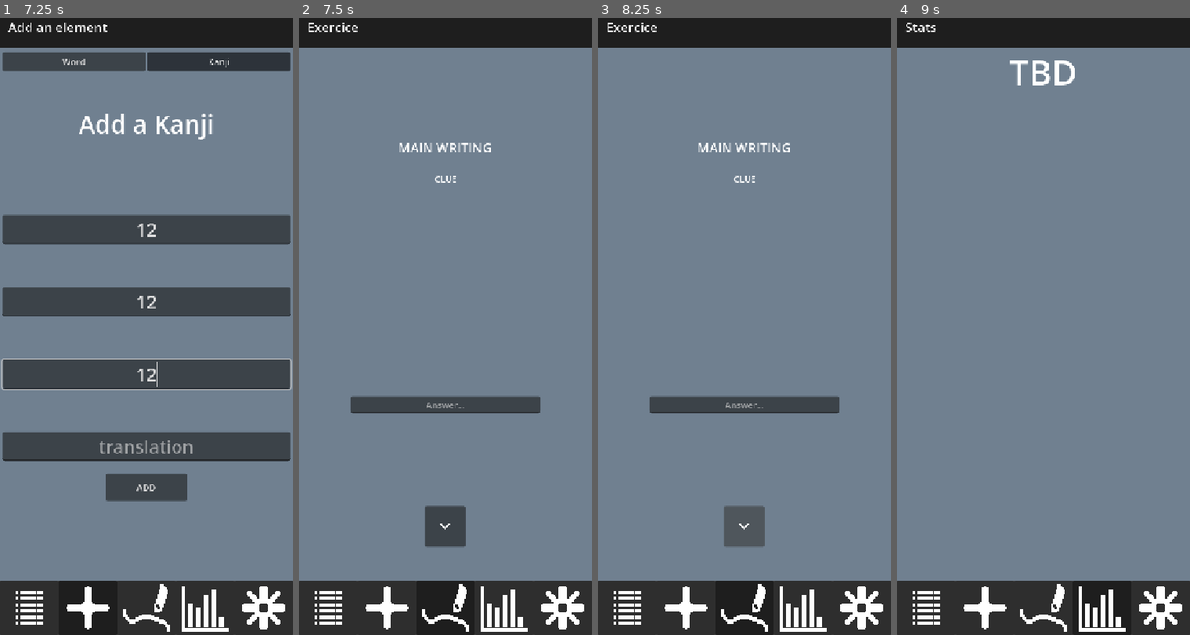
Above: before the commit, frames 1-4 (left to right).
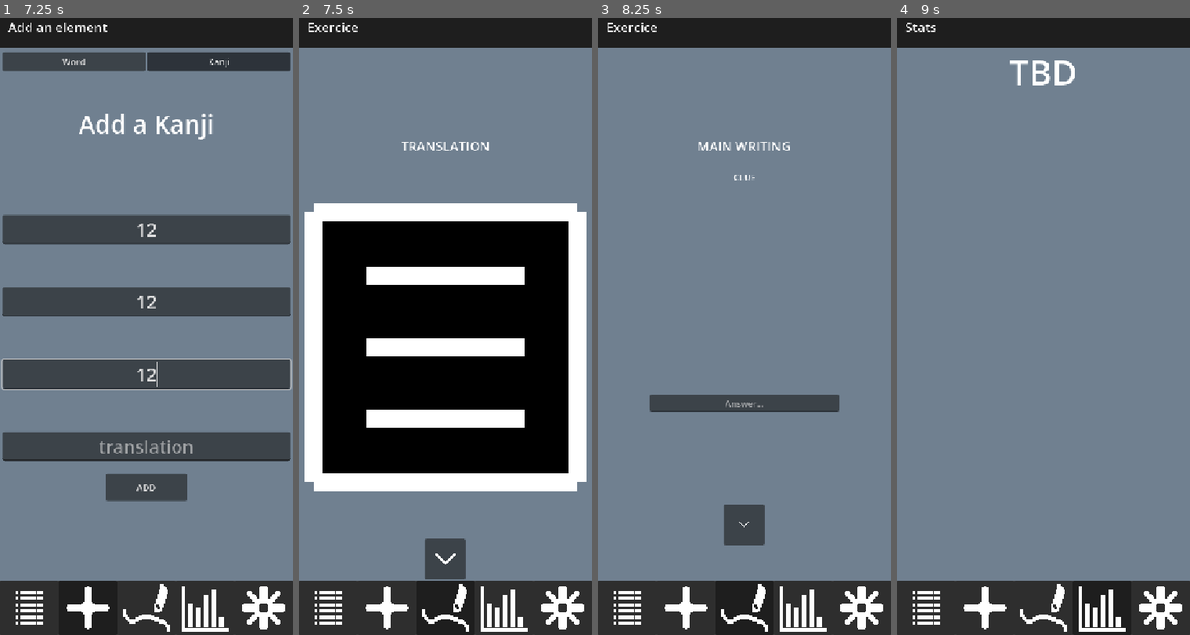
Above: after the commit, the same moments.

Repository: Otumn/Kanjis
Game: Godot game, scene res://main.tscn
Two runs of this game, one before a commit and one after it. Both use one fixed random seed, a clock stepped at 60 frames per second and the inputs below.
Inputs (mouse positions are in pixels of both pictures, inside the frame that each line leads up to; where the layout moved, square brackets give the same spot in the first picture):
- Up to frame 1 (7.25 s): click (134, 61) at 0.52 s; type "12" at 0.6 s; click (278, 61) at 1.25 s; click (29, 610) at 2 s; click (87, 610) at 2.75 s; click (146, 227) at 3.52 s; type "12" at 3.6 s; click (146, 301) at 3.75 s; type "12" at 3.83 s; click (146, 375) at 3.98 s; type "12" at 4.07 s; click "ADD" at 4.25 s; click "Word" at 5 s; click "Kanji" at 5.75 s; click (146, 227) at 6.52 s; type "12" at 6.6 s; click (146, 301) at 6.75 s; type "12" at 6.83 s; click (146, 375) at 6.98 s; type "12" at 7.07 s
- Up to frame 2 (7.5 s): click (445, 610) at 7.25 s
- Up to frame 3 (8.25 s): click (744, 560) [744, 523] at 8 s
- Up to frame 4 (9 s): click (1102, 610) at 8.75 s

Frame 1 is identical in both runs. In frame 2, 47% of the frame differs, in the area x 1-99%, y 20-91%; in frame 3, 0.8%; in frame 4, nothing differs.
Error in both runs: Cannot call method 'get_value' on a null value. (res://Scenes/Menus/settings_menu.gd:29)

Commit message:
All exercices are ready

Diff:
--- a/Scenes/Exercices/base_exercice.gd
+++ b/Scenes/Exercices/base_exercice.gd
@@ -8,7 +8,8 @@
 @export var exercice_name:String = "Exercice"
 @export var mastery_value: float = 0.1
 @export var fail_value: float = 0.1
-@export var word_exercice:bool = true
+enum ExerciceType{WORD_AND_KANJI, WORD_ONLY, KANJI_ONLY}
+@export var type : ExerciceType = ExerciceType.WORD_AND_KANJI
 
 var tested_card:ElementData
 
--- /dev/null
+++ b/Scenes/Exercices/exercice_draw_kanji.gd
@@ -0,0 +1,8 @@
+extends BaseExercice
+
+func setup_exercice():
+	#setup here
+	super.setup_exercice()
+
+func _on_btn_validate_button_down() -> void:
+	fail_exercice()
--- /dev/null
+++ b/Scenes/Exercices/exercice_draw_kanji.tscn
@@ -0,0 +1,65 @@
+[gd_scene format=3 uid="uid://b6jx36ikkjuvq"]
+
+[ext_resource type="PackedScene" uid="uid://bffavgiv7icx2" path="res://Scenes/Exercices/base_exercice.tscn" id="1_utl3s"]
+[ext_resource type="Script" uid="uid://18rscurfknw4" path="res://Scenes/Exercices/exercice_draw_kanji.gd" id="2_57ov8"]
+[ext_resource type="Texture2D" uid="uid://dfc4n3qre8306" path="res://Test.png" id="2_e64kc"]
+[ext_resource type="Texture2D" uid="uid://yqrlmlami6hp" path="res://Sprites/Icons/Icon_Arrow_Down.png" id="3_22ln0"]
+
+[sub_resource type="StyleBoxEmpty" id="StyleBoxEmpty_utl3s"]
+
+[node name="ExerciceDrawKanji" unique_id=1928140774 instance=ExtResource("1_utl3s")]
+script = ExtResource("2_57ov8")
+exercice_name = "DrawKanji"
+
+[node name="VBoxContainer" type="VBoxContainer" parent="." index="0" unique_id=426450046]
+layout_mode = 1
+anchors_preset = 15
+anchor_right = 1.0
+anchor_bottom = 1.0
+grow_horizontal = 2
+grow_vertical = 2
+
+[node name="HSeparator" type="HSeparator" parent="VBoxContainer" index="0" unique_id=513873577]
+layout_mode = 2
+theme_override_constants/separation = 160
+theme_override_styles/separator = SubResource("StyleBoxEmpty_utl3s")
+
+[node name="Label_Translation" type="Label" parent="VBoxContainer" index="1" unique_id=156582492]
+layout_mode = 2
+theme_override_font_sizes/font_size = 24
+text = "TRANSLATION"
+horizontal_alignment = 1
+
+[node name="HSeparator2" type="HSeparator" parent="VBoxContainer" index="2" unique_id=742882963]
+layout_mode = 2
+theme_override_constants/separation = 75
+theme_override_styles/separator = SubResource("StyleBoxEmpty_utl3s")
+
+[node name="MarginContainer" type="MarginContainer" parent="VBoxContainer" index="3" unique_id=1137438773]
+custom_minimum_size = Vector2(0, 540)
+layout_mode = 2
+theme_override_constants/margin_left = 6
+theme_override_constants/margin_top = 6
+theme_override_constants/margin_right = 6
+theme_override_constants/margin_bottom = 6
+
+[node name="TextureRect" type="TextureRect" parent="VBoxContainer/MarginContainer" index="0" unique_id=1777619089]
+texture_filter = 1
+layout_mode = 2
+texture = ExtResource("2_e64kc")
+
+[node name="HSeparator3" type="HSeparator" parent="VBoxContainer" index="4" unique_id=1701115711]
+layout_mode = 2
+theme_override_constants/separation = 75
+theme_override_styles/separator = SubResource("StyleBoxEmpty_utl3s")
+
+[node name="Btn_Validate" type="Button" parent="VBoxContainer" index="5" unique_id=446284160]
+texture_filter = 1
+custom_minimum_size = Vector2(75, 75)
+layout_mode = 2
+size_flags_horizontal = 4
+icon = ExtResource("3_22ln0")
+icon_alignment = 1
+expand_icon = true
+
+[connection signal="button_down" from="VBoxContainer/Btn_Validate" to="." method="_on_btn_validate_button_down"]
--- /dev/null
+++ b/Scenes/Exercices/exercice_find_missing.gd
@@ -0,0 +1,9 @@
+extends BaseExercice
+
+func setup_exercice():
+	#setup here
+	super.setup_exercice()
+
+
+func _on_btn_validate_button_down() -> void:
+	fail_exercice() #temporary
--- a/Scenes/Exercices/exercice_find_missing.tscn
+++ b/Scenes/Exercices/exercice_find_missing.tscn
@@ -1,11 +1,13 @@
 [gd_scene format=3 uid="uid://byi3osst4hv34"]
 
 [ext_resource type="PackedScene" uid="uid://bffavgiv7icx2" path="res://Scenes/Exercices/base_exercice.tscn" id="1_u3kh5"]
+[ext_resource type="Script" uid="uid://dkua2yjbm3ks1" path="res://Scenes/Exercices/exercice_find_missing.gd" id="2_84wx0"]
 [ext_resource type="Texture2D" uid="uid://yqrlmlami6hp" path="res://Sprites/Icons/Icon_Arrow_Down.png" id="2_iducr"]
 
 [sub_resource type="StyleBoxEmpty" id="StyleBoxEmpty_ui8po"]
 
-[node name="Exercice_FindMissing" unique_id=1928140774 instance=ExtResource("1_u3kh5")]
+[node name="ExerciceFindMissing" unique_id=1928140774 instance=ExtResource("1_u3kh5")]
+script = ExtResource("2_84wx0")
 exercice_name = "FindMissing"
 
 [node name="VBoxContainer" type="VBoxContainer" parent="." index="0" unique_id=1633065771]
@@ -18,7 +20,7 @@
 
 [node name="HSeparator" type="HSeparator" parent="VBoxContainer" index="0" unique_id=403669155]
 layout_mode = 2
-theme_override_constants/separation = 163
+theme_override_constants/separation = 160
 theme_override_styles/separator = SubResource("StyleBoxEmpty_ui8po")
 
 [node name="Label_MainWriting" type="Label" parent="VBoxContainer" index="1" unique_id=1774573588]
@@ -64,3 +66,5 @@
 size_flags_horizontal = 4
 icon = ExtResource("2_iducr")
 icon_alignment = 1
+
+[connection signal="button_down" from="VBoxContainer/Btn_Validate" to="." method="_on_btn_validate_button_down"]
--- /dev/null
+++ b/Scenes/Exercices/exercice_pick_right.gd
@@ -0,0 +1,20 @@
+extends BaseExercice
+
+
+func setup_exercice():
+	#setup here
+	super.setup_exercice()
+
+func pick_answer(_index: int):
+	fail_exercice()
+
+func _on_btn_answer_1_button_down() -> void:
+	pick_answer(0)
+
+
+func _on_btn_answer_2_button_down() -> void:
+	pick_answer(1)
+
+
+func _on_btn_answer_3_button_down() -> void:
+	pick_answer(2)
--- /dev/null
+++ b/Scenes/Exercices/exercice_pick_right.tscn
@@ -0,0 +1,56 @@
+[gd_scene format=3 uid="uid://dar3tifykpc7p"]
+
+[ext_resource type="PackedScene" uid="uid://bffavgiv7icx2" path="res://Scenes/Exercices/base_exercice.tscn" id="1_y34ws"]
+[ext_resource type="Script" uid="uid://bk2r0fgw04ct3" path="res://Scenes/Exercices/exercice_pick_right.gd" id="2_1257e"]
+
+[sub_resource type="StyleBoxEmpty" id="StyleBoxEmpty_ui8po"]
+
+[node name="ExercicePickRight" unique_id=1928140774 instance=ExtResource("1_y34ws")]
+script = ExtResource("2_1257e")
+exercice_name = "PickRight"
+
+[node name="VBoxContainer" type="VBoxContainer" parent="." index="0" unique_id=1070124868]
+layout_mode = 1
+anchors_preset = 15
+anchor_right = 1.0
+anchor_bottom = 1.0
+grow_horizontal = 2
+grow_vertical = 2
+
+[node name="HSeparator" type="HSeparator" parent="VBoxContainer" index="0" unique_id=2049942768]
+layout_mode = 2
+theme_override_constants/separation = 160
+theme_override_styles/separator = SubResource("StyleBoxEmpty_ui8po")
+
+[node name="Label_Translation" type="Label" parent="VBoxContainer" index="1" unique_id=1374930475]
+layout_mode = 2
+theme_override_font_sizes/font_size = 24
+text = "TRANSLATION"
+horizontal_alignment = 1
+
+[node name="HSeparator2" type="HSeparator" parent="VBoxContainer" index="2" unique_id=1010612257]
+layout_mode = 2
+theme_override_constants/separation = 226
+theme_override_styles/separator = SubResource("StyleBoxEmpty_ui8po")
+
+[node name="HBoxContainer" type="HBoxContainer" parent="VBoxContainer" index="3" unique_id=881374999]
+layout_mode = 2
+
+[node name="Btn_Answer1" type="Button" parent="VBoxContainer/HBoxContainer" index="0" unique_id=1124852291]
+custom_minimum_size = Vector2(0, 375)
+layout_mode = 2
+size_flags_horizontal = 3
+
+[node name="Btn_Answer2" type="Button" parent="VBoxContainer/HBoxContainer" index="1" unique_id=746490573]
+custom_minimum_size = Vector2(0, 375)
+layout_mode = 2
+size_flags_horizontal = 3
+
+[node name="Btn_Answer3" type="Button" parent="VBoxContainer/HBoxContainer" index="2" unique_id=2013748077]
+custom_minimum_size = Vector2(0, 375)
+layout_mode = 2
+size_flags_horizontal = 3
+
+[connection signal="button_down" from="VBoxContainer/HBoxContainer/Btn_Answer1" to="." method="_on_btn_answer_1_button_down"]
+[connection signal="button_down" from="VBoxContainer/HBoxContainer/Btn_Answer2" to="." method="_on_btn_answer_2_button_down"]
+[connection signal="button_down" from="VBoxContainer/HBoxContainer/Btn_Answer3" to="." method="_on_btn_answer_3_button_down"]
--- /dev/null
+++ b/Scenes/Exercices/exercice_time_attack.gd
@@ -0,0 +1,11 @@
+extends BaseExercice
+
+func setup_exercice():
+	#setup here
+	pass
+
+
+
+
+func _on_btn_answer_button_down() -> void:
+	fail_exercice()
--- /dev/null
+++ b/Scenes/Exercices/exercice_time_attack.tscn
@@ -0,0 +1,39 @@
+[gd_scene format=3 uid="uid://chro285tei7ke"]
+
+[ext_resource type="PackedScene" uid="uid://bffavgiv7icx2" path="res://Scenes/Exercices/base_exercice.tscn" id="1_28gg5"]
+[ext_resource type="Script" uid="uid://cm05klkscpohx" path="res://Scenes/Exercices/exercice_time_attack.gd" id="2_1olym"]
+
+[sub_resource type="StyleBoxEmpty" id="StyleBoxEmpty_28gg5"]
+
+[node name="ExerciceTimeAttack" unique_id=1928140774 instance=ExtResource("1_28gg5")]
+script = ExtResource("2_1olym")
+
+[node name="VBoxContainer" type="VBoxContainer" parent="." index="0" unique_id=1848586266]
+layout_mode = 1
+anchors_preset = 15
+anchor_right = 1.0
+anchor_bottom = 1.0
+grow_horizontal = 2
+grow_vertical = 2
+
+[node name="HSeparator" type="HSeparator" parent="VBoxContainer" index="0" unique_id=941494782]
+layout_mode = 2
+theme_override_constants/separation = 160
+theme_override_styles/separator = SubResource("StyleBoxEmpty_28gg5")
+
+[node name="Label_Translation" type="Label" parent="VBoxContainer" index="1" unique_id=126349224]
+layout_mode = 2
+theme_override_font_sizes/font_size = 24
+text = "GOAL"
+horizontal_alignment = 1
+
+[node name="HSeparator2" type="HSeparator" parent="VBoxContainer" index="2" unique_id=867175959]
+layout_mode = 2
+theme_override_constants/separation = 75
+theme_override_styles/separator = SubResource("StyleBoxEmpty_28gg5")
+
+[node name="Btn_Answer" type="Button" parent="VBoxContainer" index="3" unique_id=149372401]
+custom_minimum_size = Vector2(0, 540)
+layout_mode = 2
+
+[connection signal="button_down" from="VBoxContainer/Btn_Answer" to="." method="_on_btn_answer_button_down"]
--- a/Scenes/Globals/save_logic.gd
+++ b/Scenes/Globals/save_logic.gd
@@ -75,7 +75,7 @@
 	if data == null:
 		load_data()
 
-	return data.elements.size()
+	return data.elements[data.elements.size() - 1].id + 1
 #endregion
 
 #region CONFIG SAVE MANAGEMENT
--- a/Scenes/Menus/exercice_menu.gd
+++ b/Scenes/Menus/exercice_menu.gd
@@ -35,9 +35,11 @@
 
 func _on_exo_success():
 	disconnect_exo()
+	display_new_exercice(SaveLogic.data.get_new_card())
 
 func _on_exo_failure():
 	disconnect_exo()
+	display_new_exercice(SaveLogic.data.get_new_card())
 
 func disconnect_exo():
 	SaveLogic.data.add_exercice(current_exercice.exercice_name)
--- a/Scenes/Menus/exercice_menu.tscn
+++ b/Scenes/Menus/exercice_menu.tscn
@@ -3,6 +3,9 @@
 [ext_resource type="PackedScene" uid="uid://b06hp6spb0vx8" path="res://Scenes/Menus/base_menu.tscn" id="1_itqyw"]
 [ext_resource type="Script" uid="uid://c7o1tac3dqr07" path="res://Scenes/Menus/exercice_menu.gd" id="2_tcfre"]
 [ext_resource type="PackedScene" uid="uid://byi3osst4hv34" path="res://Scenes/Exercices/exercice_find_missing.tscn" id="3_hdf6o"]
+[ext_resource type="PackedScene" uid="uid://b6jx36ikkjuvq" path="res://Scenes/Exercices/exercice_draw_kanji.tscn" id="3_ycq4j"]
+[ext_resource type="PackedScene" uid="uid://dar3tifykpc7p" path="res://Scenes/Exercices/exercice_pick_right.tscn" id="4_keynk"]
+[ext_resource type="PackedScene" uid="uid://chro285tei7ke" path="res://Scenes/Exercices/exercice_time_attack.tscn" id="6_4hq6n"]
 
 [node name="ExerciceMenu" unique_id=1009726842 instance=ExtResource("1_itqyw")]
 script = ExtResource("2_tcfre")
@@ -12,5 +15,14 @@
 layout_mode = 2
 size_flags_vertical = 3
 
-[node name="Exercice_FindMissing" parent="VBoxContainer/Container/ScrollContainer/MarginContainer/Content/ExercicesParent" index="0" unique_id=1928140774 instance=ExtResource("3_hdf6o")]
+[node name="ExerciceDrawKanji" parent="VBoxContainer/Container/ScrollContainer/MarginContainer/Content/ExercicesParent" index="0" unique_id=1928140774 instance=ExtResource("3_ycq4j")]
 layout_mode = 1
+
+[node name="Exercice_FindMissing" parent="VBoxContainer/Container/ScrollContainer/MarginContainer/Content/ExercicesParent" index="1" unique_id=214987248 instance=ExtResource("3_hdf6o")]
+layout_mode = 1
+
+[node name="ExercicePickRight" parent="VBoxContainer/Container/ScrollContainer/MarginContainer/Content/ExercicesParent" index="2" unique_id=622201363 instance=ExtResource("4_keynk")]
+layout_mode = 1
+
+[node name="ExerciceTimeAttack" parent="VBoxContainer/Container/ScrollContainer/MarginContainer/Content/ExercicesParent" index="3" unique_id=1212414789 instance=ExtResource("6_4hq6n")]
+layout_mode = 1
Not shown, added: Scenes/Exercices/exercice_draw_kanji.gd.uid
Not shown, added: Scenes/Exercices/exercice_find_missing.gd.uid
Not shown, added: Scenes/Exercices/exercice_pick_right.gd.uid
Not shown, added: Scenes/Exercices/exercice_time_attack.gd.uid
